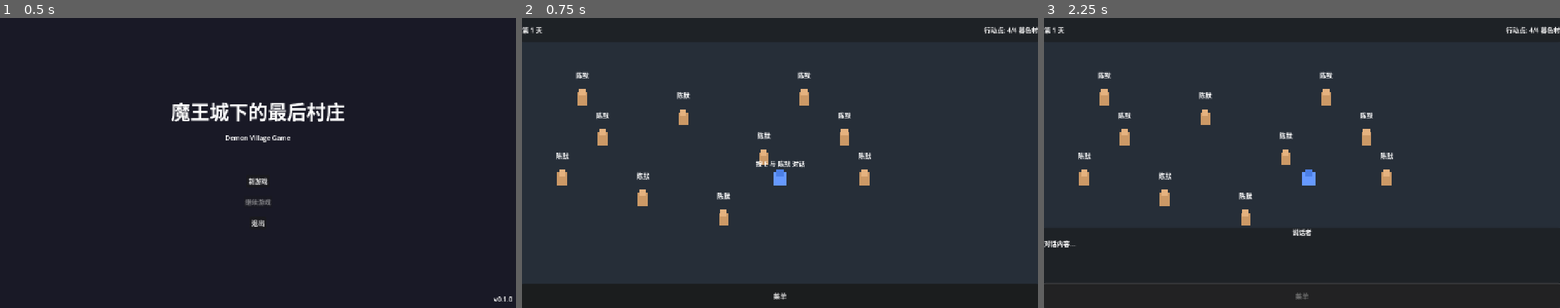
Above: before the commit, frames 1-3 (left to right).
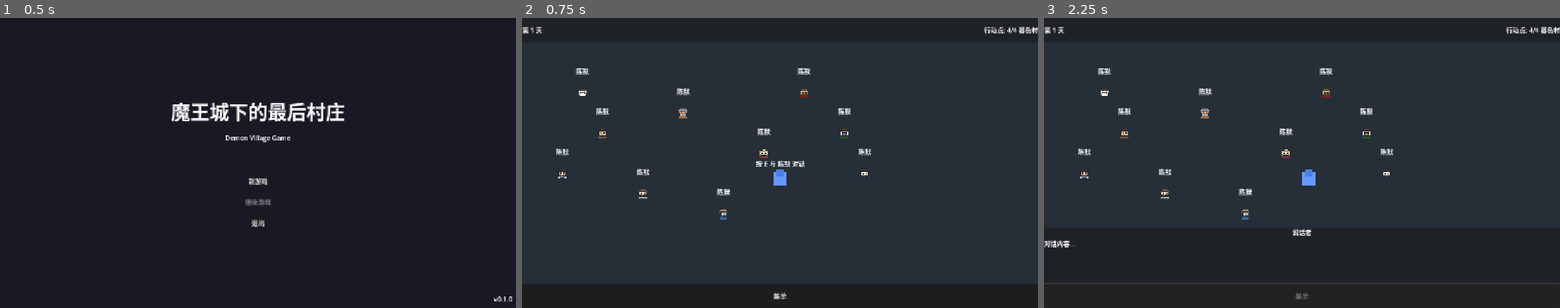
Above: after the commit, the same moments.

Repository: JCVBoss/demon_village_game
Game: Godot game, scene res://scenes/Main.tscn
Two runs of this game, one before a commit and one after it. Both use one fixed random seed, a clock stepped at 60 frames per second and the inputs below.
Inputs:
- Up to frame 1 (0.5 s): no input
- Up to frame 2 (0.75 s): click "新游戏" at 0.5 s
- Up to frame 3 (2.25 s): click "菜单" at 1.25 s; tap Enter (ui_accept) at 2 s; hold Right (ui_right) from 2.03 s (still down); tap E (interact) at 2.1 s

Frame 1 is identical in both runs. In frame 2, 1.8% of the frame differs, in the area x 6-68%, y 17-72%; in frame 3, 1.8%.

Commit message:
feat: 更新村民使用角色精灵图
- 将 Polygon2D 替换为 Sprite2D
- 添加精灵图自动加载功能
- 支持根据 villager_id 加载对应角色精灵
- 添加表情系统（set_expression 方法）
- 村民 ID 到精灵文件名映射（如 john -> laojohn）

角色精灵映射：
- chenmo, leishu, jinling, baizhi, daxiong, ying, xiaoan, yeya
- john -> laojohn
- ahu -> xiaohu

Co-authored-by: Claude <noreply@anthropic.com>

Diff:
--- a/code/scenes/characters/Villager.tscn
+++ b/code/scenes/characters/Villager.tscn
@@ -13,27 +13,22 @@
 [node name="CollisionShape2D" type="CollisionShape2D" parent="."]
 shape = SubResource("CircleShape2D_interaction")
 
-[node name="VillagerBody" type="Polygon2D" parent="."]
-color = Color(0.8, 0.6, 0.4, 1)
-polygon = PackedVector2Array(-12, -16, 12, -16, 12, 16, -12, 16)
-
-[node name="VillagerHead" type="Polygon2D" parent="."]
-color = Color(0.9, 0.7, 0.5, 1)
-polygon = PackedVector2Array(-8, -24, 8, -24, 8, -8, -8, -8)
+[node name="Sprite2D" type="Sprite2D" parent="."]
+scale = Vector2(0.5, 0.5)
 
 [node name="NameLabel" type="Label" parent="."]
 offset_left = -40.0
-offset_top = -70.0
+offset_top = -80.0
 offset_right = 40.0
-offset_bottom = -50.0
+offset_bottom = -60.0
 text = "村民"
 horizontal_alignment = 1
 
 [node name="InteractionLabel" type="Label" parent="."]
-offset_left = -50.0
-offset_top = -90.0
-offset_right = 50.0
-offset_bottom = -70.0
+offset_left = -60.0
+offset_top = -100.0
+offset_right = 60.0
+offset_bottom = -80.0
 text = "按 E 交互"
 horizontal_alignment = 1
 visible = false
--- a/code/scripts/characters/Villager.gd
+++ b/code/scripts/characters/Villager.gd
@@ -15,8 +15,10 @@
 var is_player_nearby: bool = false
 var is_in_dialogue: bool = false
 var current_trust: int = 0
+var current_expression: String = "normal"  ## 当前表情
 
 # ==================== 节点引用 ====================
+@onready var sprite: Sprite2D = $Sprite2D
 @onready var interaction_label: Label = $InteractionLabel
 @onready var name_label: Label = $NameLabel
 @onready var collision: CollisionShape2D = $CollisionShape2D
@@ -24,6 +26,20 @@
 # ==================== 配置 ====================
 var _villager_data: Dictionary = {}
 
+# 村民 ID 到精灵文件名的映射
+const SPRITE_MAPPING: Dictionary = {
+	"chenmo": "chenmo",
+	"leishu": "leishu",
+	"jinling": "jinling",
+	"baizhi": "baizhi",
+	"john": "laojohn",  # 老约翰的文件名是 laojohn
+	"daxiong": "daxiong",
+	"ying": "ying",
+	"xiaoan": "xiaoan",
+	"ahu": "xiaohu",  # 阿虎的文件名是 xiaohu
+	"yeya": "yeya"
+}
+
 
 func _ready() -> void:
 	# 添加到 villagers 分组（关键！用于 Player 检测）
@@ -35,6 +51,9 @@
 
 	# 加载村民数据
 	_load_villager_data()
+
+	# 加载精灵图
+	_load_sprite()
 
 	# 初始化 UI
 	_setup_ui()
@@ -67,6 +86,31 @@
 				print("[Villager] 加载 %s 数据成功" % villager_name)
 
 
+func _load_sprite() -> void:
+	"""加载村民精灵图"""
+	if not sprite:
+		return
+
+	# 获取精灵文件名
+	var sprite_name = SPRITE_MAPPING.get(villager_id, villager_id)
+	var sprite_path = "res://assets/sprites/characters/%s_%s.png" % [sprite_name, current_expression]
+
+	# 尝试加载精灵
+	if ResourceLoader.exists(sprite_path):
+		var texture = load(sprite_path)
+		sprite.texture = texture
+		print("[Villager] 加载精灵: %s" % sprite_path)
+	else:
+		# 尝试加载 normal 表情作为默认
+		sprite_path = "res://assets/sprites/characters/%s_normal.png" % sprite_name
+		if ResourceLoader.exists(sprite_path):
+			var texture = load(sprite_path)
+			sprite.texture = texture
+			print("[Villager] 加载默认精灵: %s" % sprite_path)
+		else:
+			print("[Villager] 未找到精灵: %s" % sprite_name)
+
+
 func _setup_ui() -> void:
 	"""设置 UI 元素"""
 	if interaction_label:
@@ -79,6 +123,14 @@
 
 	# 获取当前信任值
 	current_trust = GameManager.get_trust(villager_id)
+
+
+# ==================== 表情系统 ====================
+
+func set_expression(expression: String) -> void:
+	"""设置村民表情"""
+	current_expression = expression
+	_load_sprite()
 
 
 # ==================== 交互系统 ====================
@@ -105,6 +157,9 @@
 	"""开始对话"""
 	is_in_dialogue = true
 
+	# 设置对话表情
+	set_expression("happy")
+
 	# 获取当前信任值
 	current_trust = GameManager.get_trust(villager_id)
 
@@ -127,6 +182,9 @@
 func end_dialogue() -> void:
 	"""结束对话"""
 	is_in_dialogue = false
+
+	# 恢复普通表情
+	set_expression("normal")
 
 	# 通知游戏管理器退出对话状态
 	GameManager.exit_dialogue()
